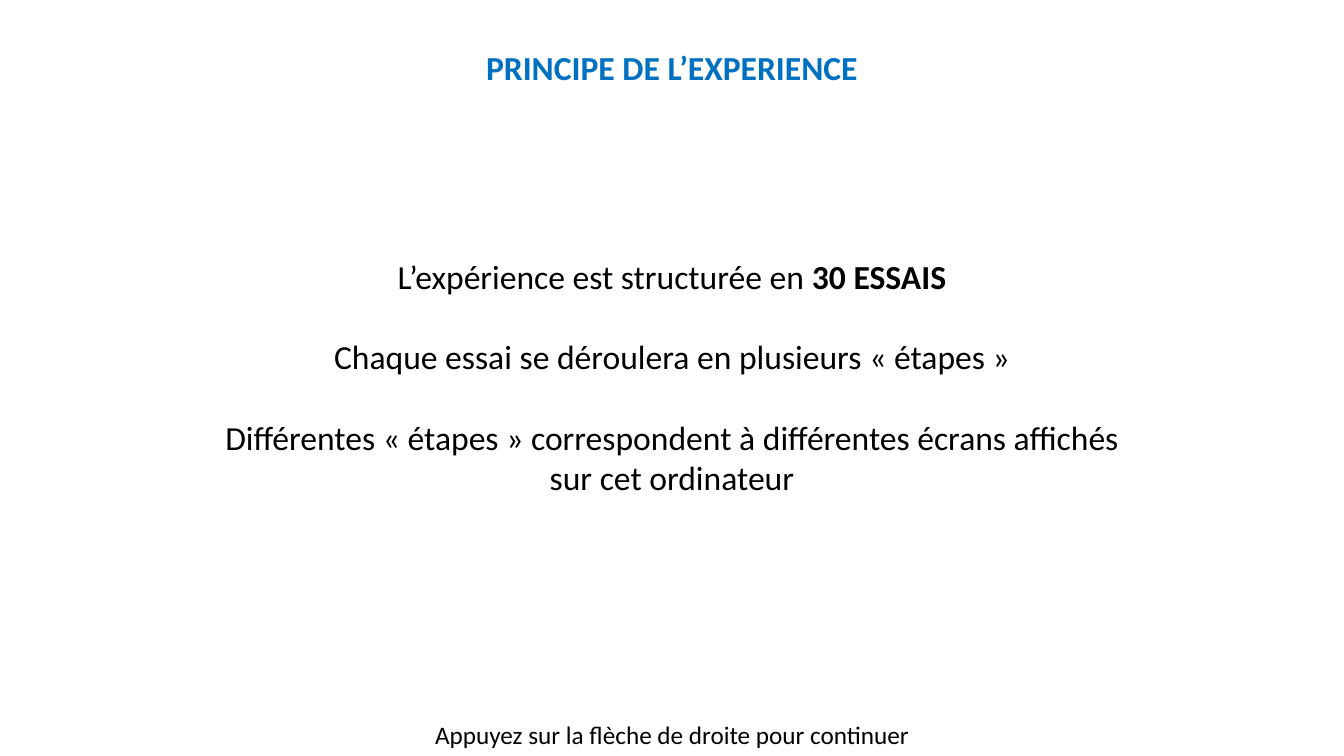
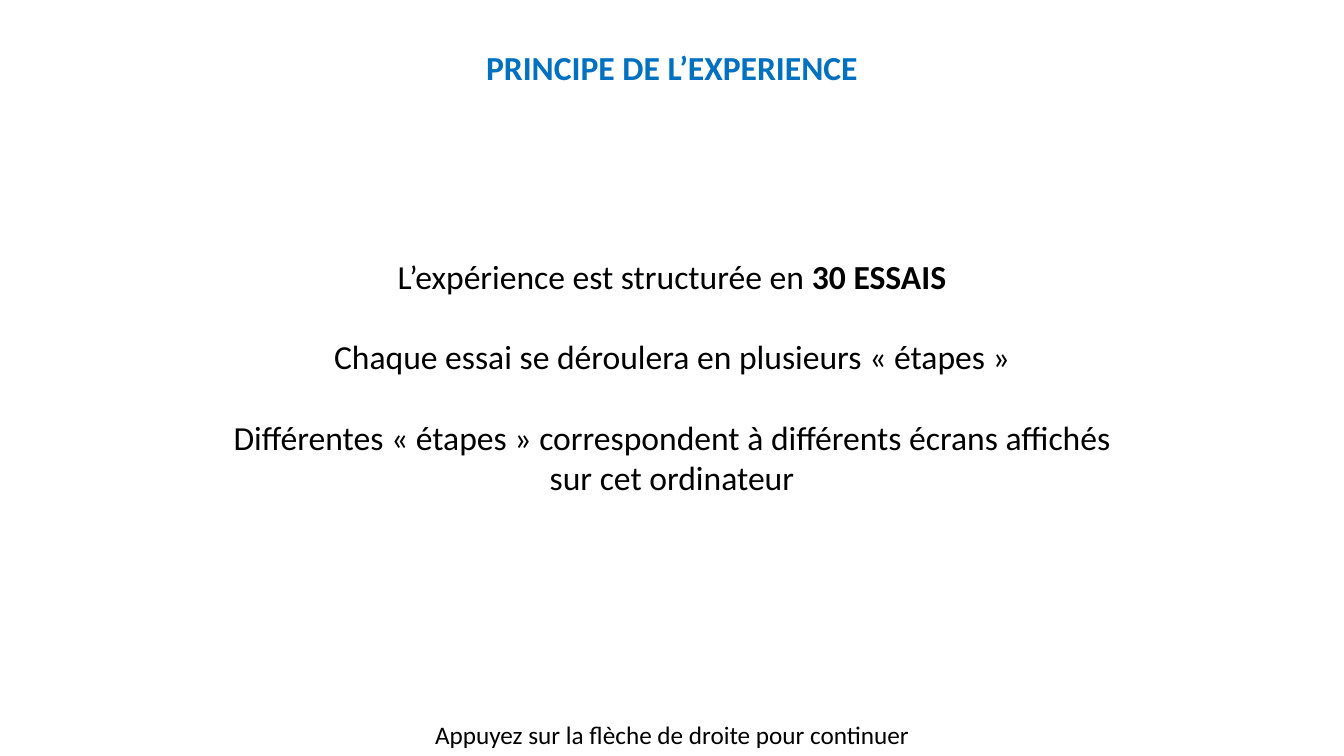
Before and after one commit to MBB-team/Online_Testing, a slide deck: slide 7 of src/Self_Efficacy/Stimuli/Instructions.pptx. Drawn at 1344x756 pixels with LibreOffice and Linux fonts; fonts in the diff are those of the drawing. Boxes give left, top, right and bottom in pixels: in the first picture for what was removed or moved away, otherwise in the second. Text is boxed around its words. In the diff, an @@ line names an element or a change of style, - is before the commit and + after.

```diff
--- a/src/Self_Efficacy/Stimuli/Instructions.pptx
+++ b/src/Self_Efficacy/Stimuli/Instructions.pptx
@@ text at <box>234,426,1111,491</box>: text changed @@
-Différentes « étapes » correspondent à différentes écrans affichés sur cet ordinateur
+Différentes « étapes » correspondent à différents écrans affichés sur cet ordinateur
```
Also in this commit, not shown: 48 other files.
